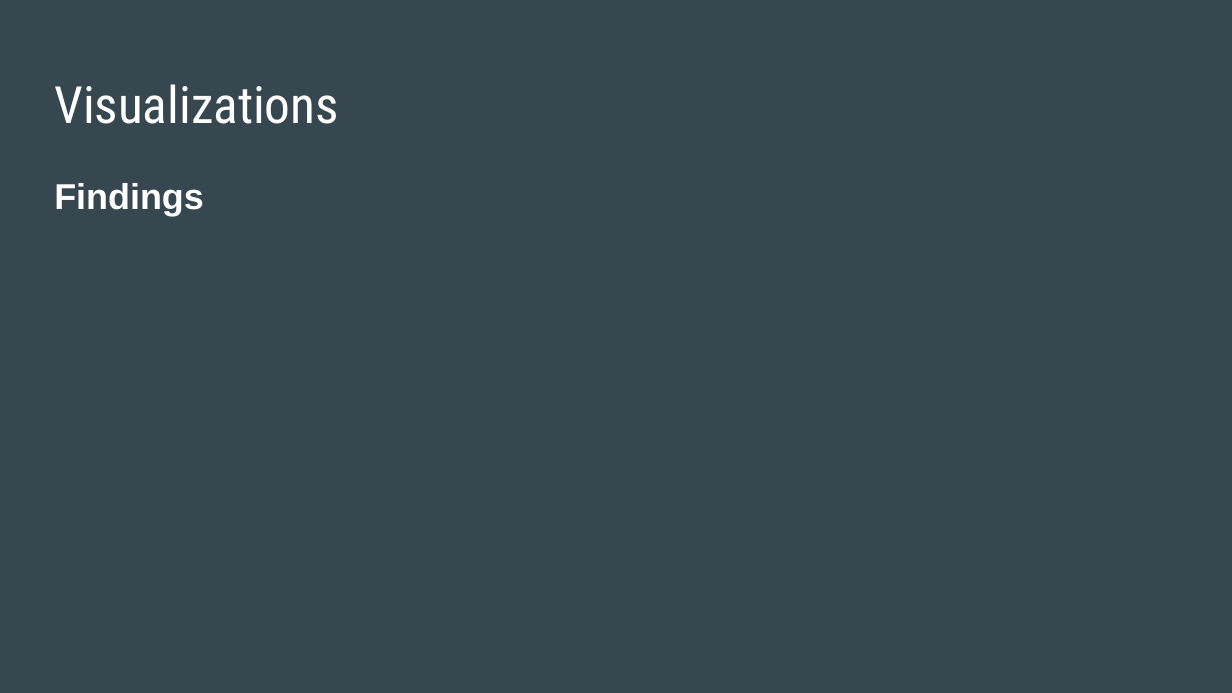
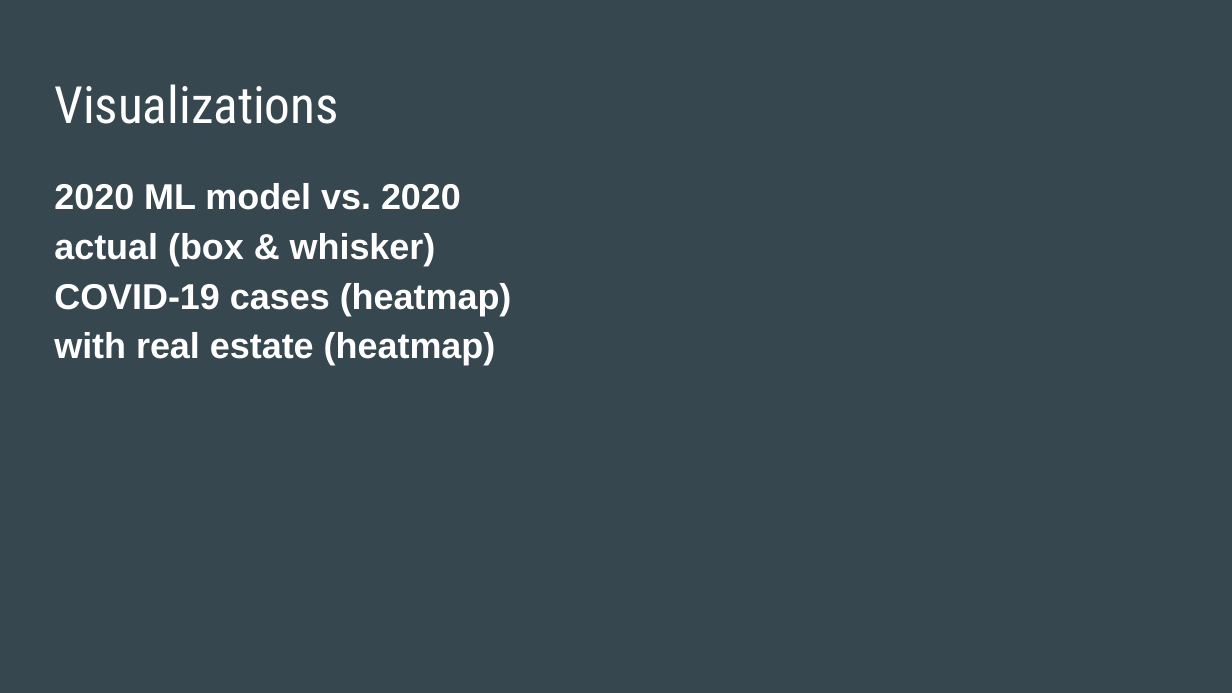
Before and after one commit to Jopinson/COVID19_Property_Pandemic, a slide deck: slide 8 of PresentationSlides.pptx (slide 7 before the commit). Drawn at 1232x693 pixels with LibreOffice and Linux fonts; fonts in the diff are those of the drawing. Boxes give left, top, right and bottom in pixels: in the first picture for what was removed or moved away, otherwise in the second. Text is boxed around its words. In the diff, an @@ line names an element or a change of style, - is before the commit and + after.

```diff
--- a/PresentationSlides.pptx
+++ b/PresentationSlides.pptx
@@ text at bbox=[54, 183, 512, 365]: text changed @@
-Findings
+2020 ML model vs. 2020 actual (box & whisker)
+COVID-19 cases (heatmap) with real estate (heatmap)
```
Also in this commit, not shown: 4 other slides changed, 1 slide added.
